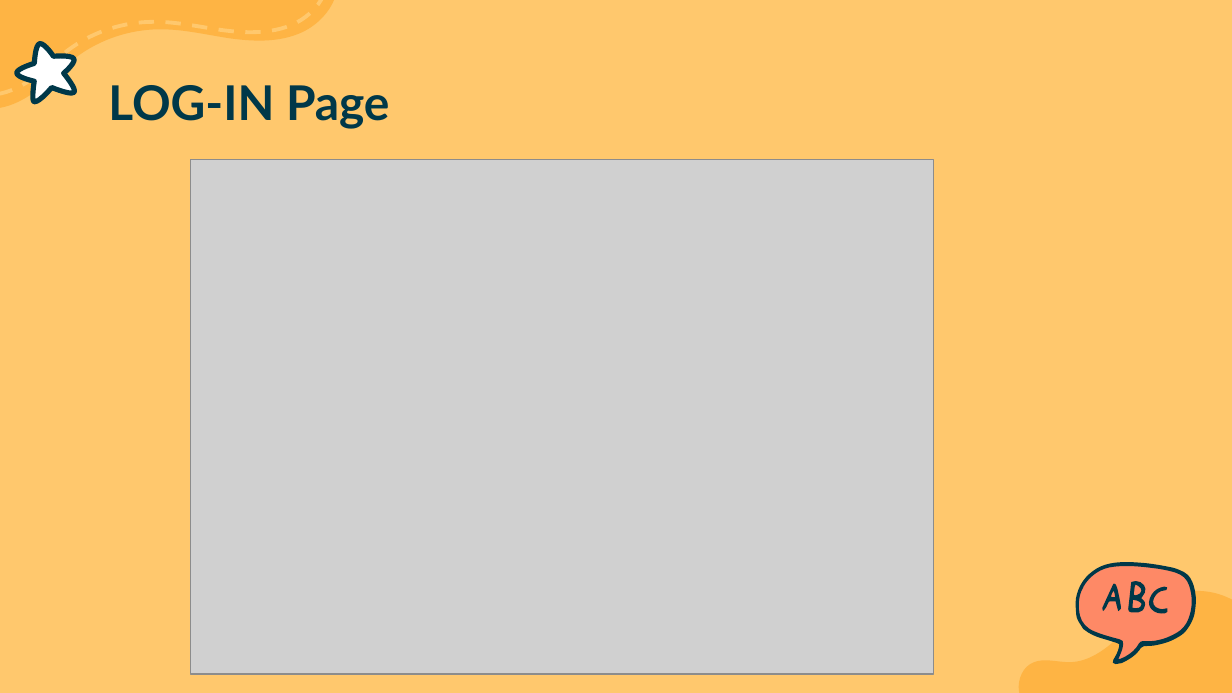
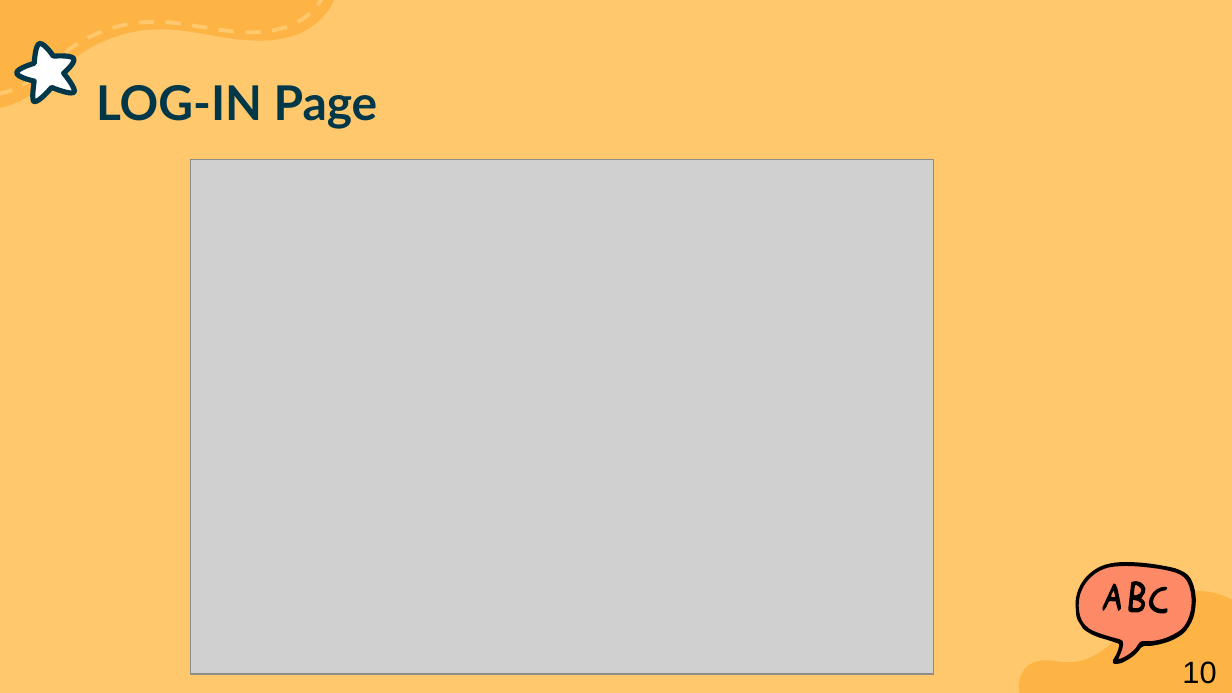
Before and after one commit to gr007-40/Teddit, a slide deck: slide 10 of Final-Project-Presentation.pptx. Drawn at 1232x693 pixels with LibreOffice and Linux fonts; fonts in the diff are those of the drawing; grey boxes stand for pictures. Boxes give left, top, right and bottom in pixels: in the first picture for what was removed or moved away, otherwise in the second. Text is boxed around its words. In the diff, an @@ line names an element or a change of style, - is before the commit and + after.

```diff
--- a/Final-Project-Presentation.pptx
+++ b/Final-Project-Presentation.pptx
@@ title "LOG-IN Page": place and size @@
-title "LOG-IN Page" at bbox=[108, 85, 390, 129]
+title "LOG-IN Page" at bbox=[96, 85, 378, 129]
@@ outline redrawn in 5 elements at bbox=[0, 0, 334, 107], bbox=[1132, 599, 1143, 610], bbox=[1132, 584, 1142, 598], bbox=[1110, 589, 1116, 599], bbox=[1076, 564, 1194, 659] @@
@@ fill #003849 to #000000; outline redrawn in 4 elements at bbox=[1076, 562, 1196, 664], bbox=[1129, 582, 1146, 614], bbox=[1103, 584, 1122, 611], bbox=[1148, 586, 1168, 614] @@
@@ text added at bbox=[1182, 661, 1216, 684], 18 pt, text #000000 @@
+10
```
Also in this commit, not shown: 21 other slides changed.
